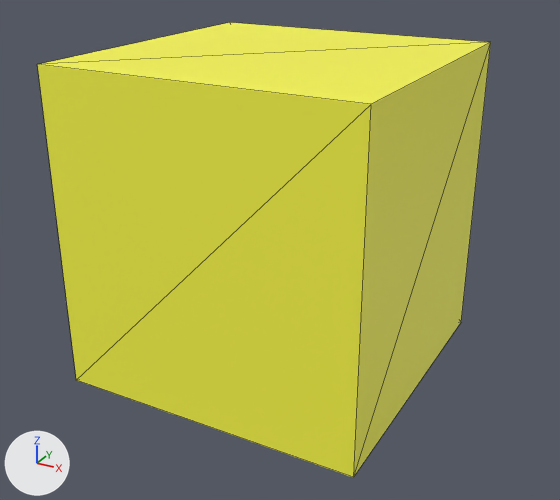
The glTF model fof/assets/models/objects/spawns/spawn_trinket.glb, before and after one commit.
Both versions are drawn from a camera (50 mm lens) standing at (0.554, -1.011, 0.916) and looking at (0.009, -0.022, 0.421). Lighting does not change. The marker at lower left points along +X, +Y and +Z. The older version comes first. Mesh edges are drawn as thin lines. Vertices at exactly the same position are counted once.

In view in the first picture: 'SpawnTrinket'.
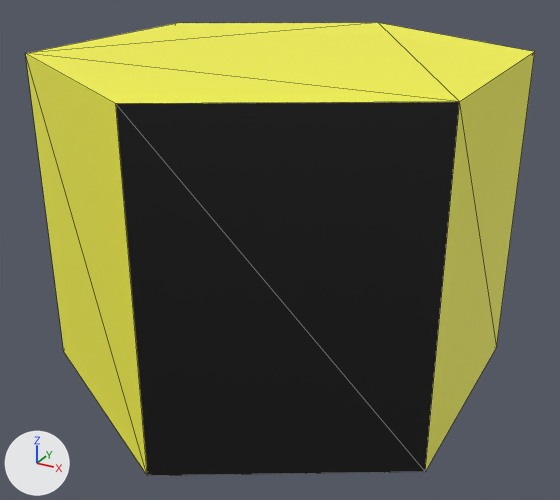
Pixel boxes [x1, y1, x2, y2] of what changed, in the pictures (560 x 500 px):
'SpawnTrinket', reshaped (12% wider)
    before: [37, 22, 491, 477]
    after: [25, 23, 535, 476]

The edits, one by one:
me_cylinder is used by ob_spawntrinket; location (0.0, 0.0, 0.0).
me_cylinder had 8 vertices, 12 faces and spanned x -0.242..0.242, y -0.242..0.242, z 0.225..0.725.
me_cylinder now has 12 vertices, 20 faces and spans x -0.321..0.321, y -0.371..0.371, z 0.225..0.725.
me_cylinder part 1: the whole mesh is rebuilt.
